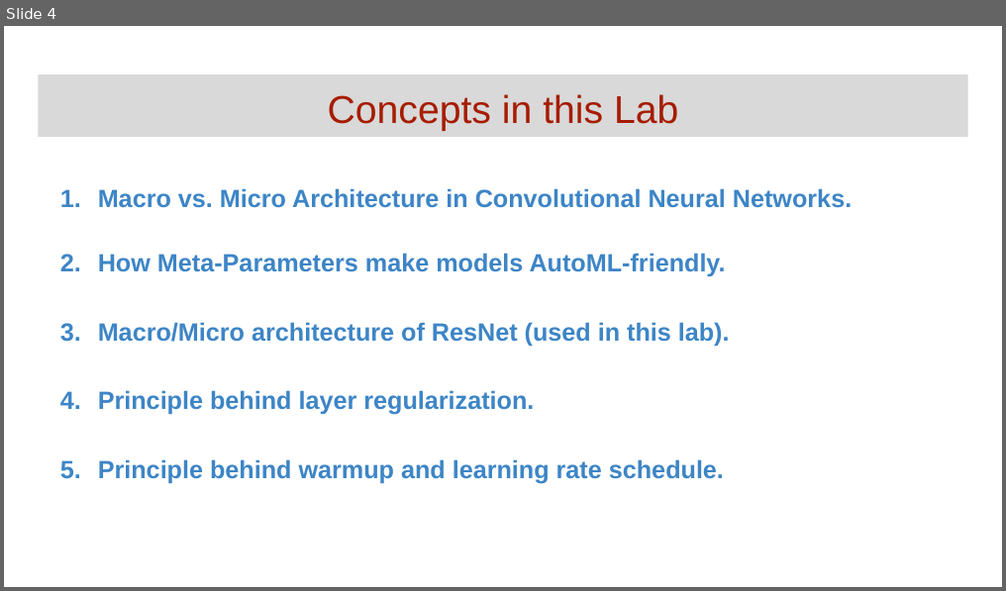
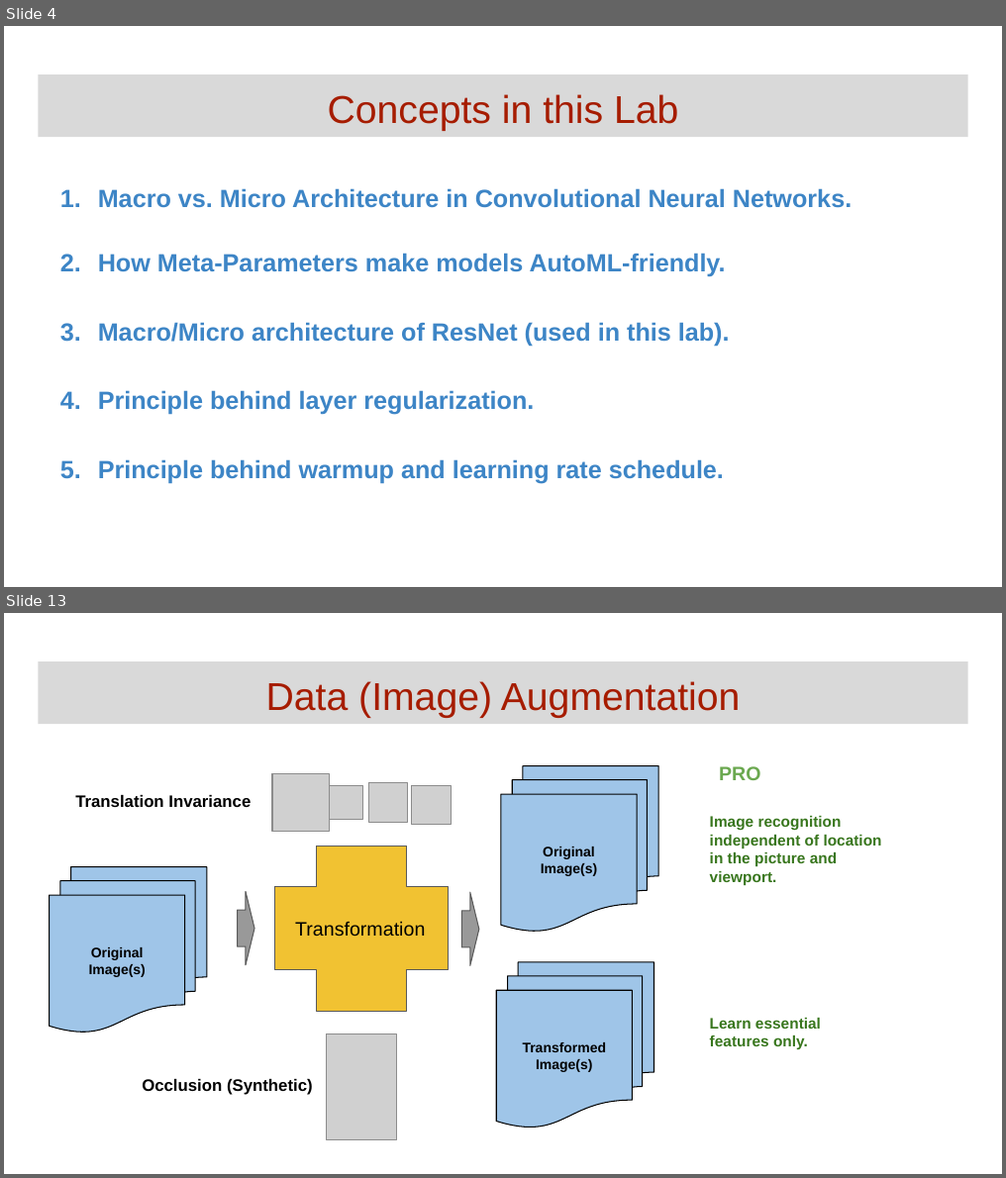
Before and after one commit to GoogleCloudPlatform/keras-idiomatic-programmer, a slide deck: community-labs/Community Lab - Regularization.pptx. Shown one above the other, each under a label of ours: slide 4 before the commit, slides 4 and 13 after it; the slides between them are not shown. The pictures are 1006x591 and 1006x1178 pixels, drawn with LibreOffice and Linux fonts; fonts in the diff are those of the drawing; grey boxes stand for pictures. Boxes give left, top, right and bottom in pixels: in the first picture for what was removed or moved away, otherwise in the second. Text is boxed around its words. In the diff, an @@ line names an element or a change of style, - is before the commit and + after.

```diff
--- a/community-labs/Community Lab - Regularization.pptx
+++ b/community-labs/Community Lab - Regularization.pptx
@@ slide 13 added at (x1=4, y1=613, x2=1002, y2=1174), background #FFFFFF @@
@@ title added at (x1=38, y1=662, x2=968, y2=725), fill #D9D9D9, 28 pt, text #A61C00 @@
+Data (Image) Augmentation
@@ picture added at (x1=272, y1=773, x2=330, y2=831) @@
@@ picture added at (x1=330, y1=785, x2=363, y2=820) @@
@@ picture added at (x1=368, y1=782, x2=407, y2=822) @@
@@ picture added at (x1=411, y1=785, x2=450, y2=825) @@
@@ flow chart multidocument added at (x1=501, y1=765, x2=658, y2=932), fill #9FC5E8, outline #000000 0.75 pt, 10 pt, text #000000, bold @@
+Original
+Image(s)
@@ text added at (x1=719, y1=766, x2=761, y2=780), 14 pt, text #6AA84F, bold @@
+PRO
@@ text added at (x1=75, y1=795, x2=251, y2=807), 12 pt, text #000000, bold @@
+Translation Invariance
@@ text added at (x1=710, y1=816, x2=882, y2=1050), 11 pt, text #38761D, bold @@
+Image recognition independent of location in the picture and viewport.
+Learn essential features only.
@@ plus added at (x1=274, y1=846, x2=449, y2=1011), fill #F1C232, outline #595959 0.75 pt, 14 pt, text #000000 @@
+Transformation
@@ flow chart multidocument added at (x1=49, y1=867, x2=207, y2=1033), fill #9FC5E8, outline #000000 0.75 pt, 10 pt, text #000000, bold @@
+Original
+Image(s)
@@ down arrow added at (x1=238, y1=891, x2=255, y2=964), fill #999999, outline #595959 0.75 pt @@
@@ down arrow added at (x1=462, y1=892, x2=479, y2=965), fill #999999, outline #595959 0.75 pt @@
@@ flow chart multidocument added at (x1=496, y1=962, x2=653, y2=1128), fill #9FC5E8, outline #000000 0.75 pt, 10 pt, text #000000, bold @@
+Transformed
+Image(s)
@@ picture added at (x1=327, y1=1035, x2=396, y2=1140) @@
@@ text added at (x1=142, y1=1079, x2=313, y2=1095), 12 pt, text #000000, bold @@
+Occlusion (Synthetic)
```
Also in this commit, not shown: 10 other slides added.
